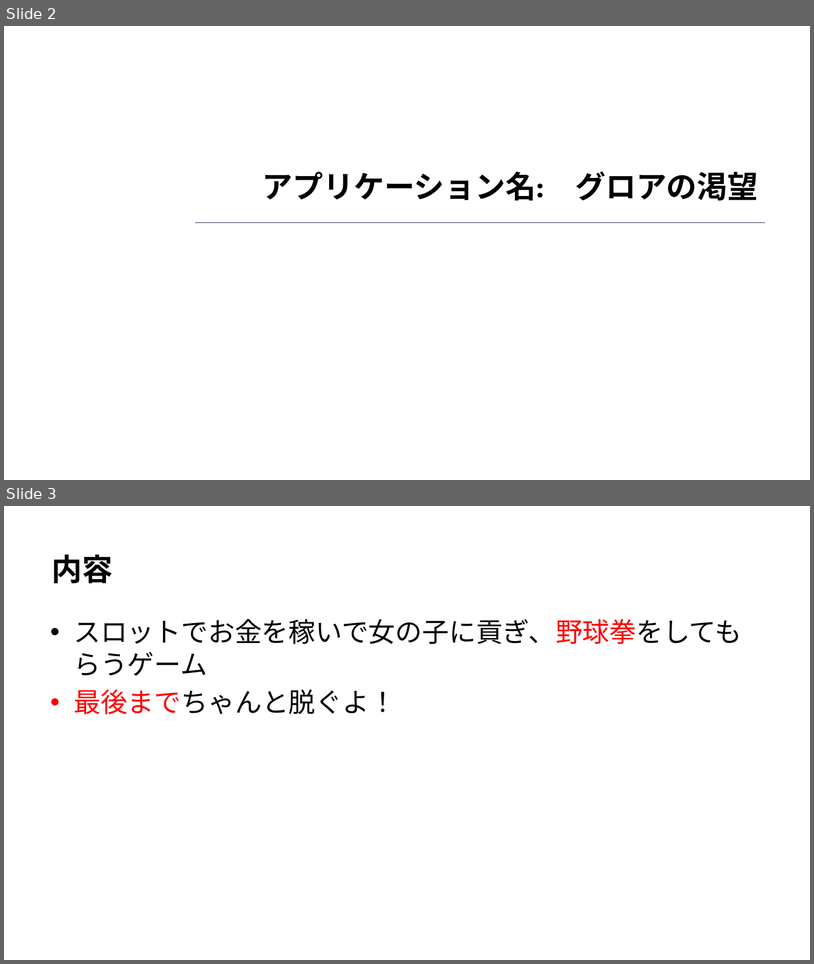
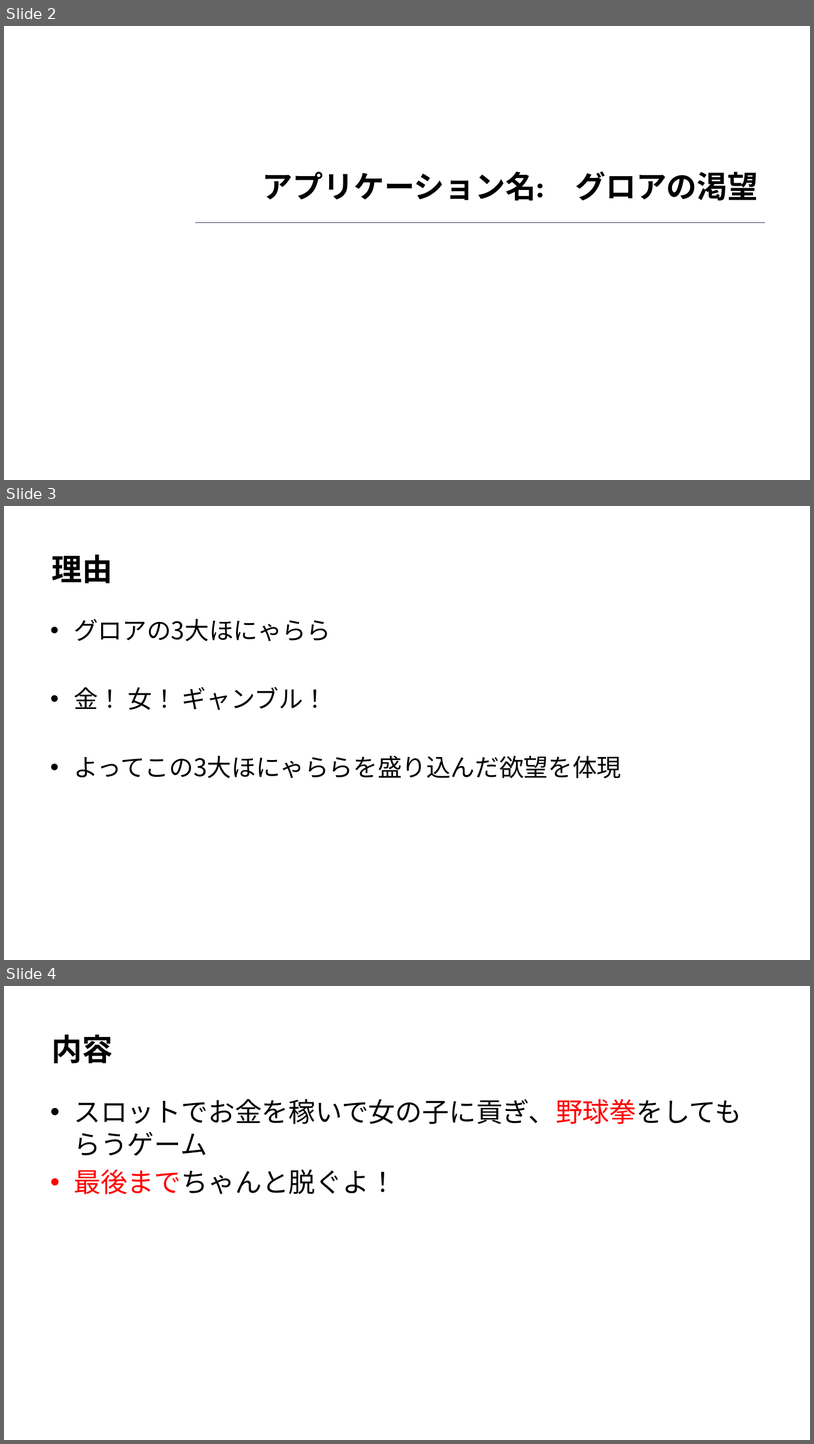
Before and after one commit to swkoubou/GA-Craving, a slide deck: GAハッカソン.pptx. Shown one above the other, each under a label of ours: slides 2 and 3 before the commit, slides 2, 3 and 4 after it. The pictures are 814x964 and 814x1444 pixels, drawn with LibreOffice and Linux fonts; fonts in the diff are those of the drawing; background and template pictures are left out. Boxes give left, top, right and bottom in pixels: in the first picture for what was removed or moved away, otherwise in the second. Text is boxed around its words. In the diff, an @@ line names an element or a change of style, - is before the commit and + after.

```diff
--- a/GAハッカソン.pptx
+++ b/GAハッカソン.pptx
@@ slide 3 added at box(4, 506, 810, 960), background picture (left out) @@
@@ title added at box(52, 555, 113, 583), 36.3 pt, text #000000, bold @@
+理由
@@ text added at box(74, 619, 621, 778), 29 pt, text #000000 @@
+• グロアの3大ほにゃらら
+• 金！ 女！ ギャンブル！
+• よってこの3大ほにゃららを盛り込んだ欲望を体現
@@ what was slide 3 is now slide 4 @@
```
Also in this commit, not shown: 17 other files.
